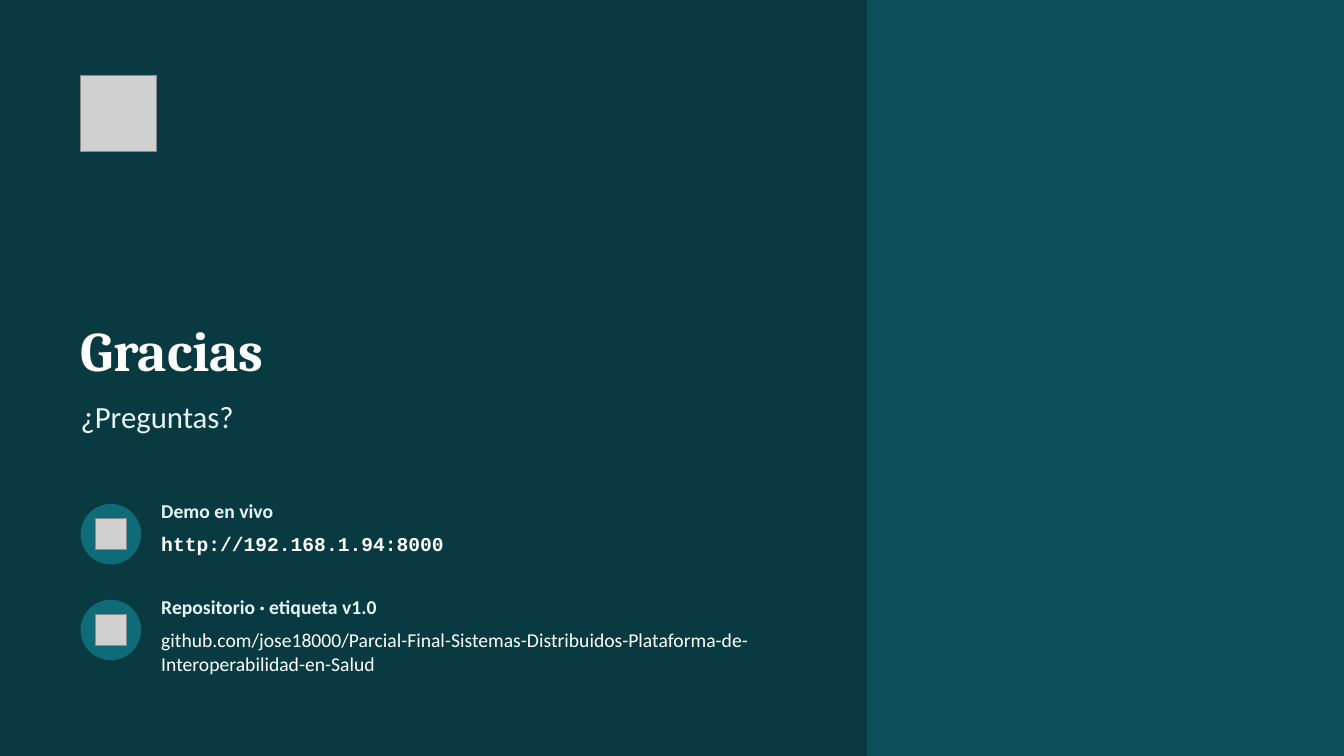
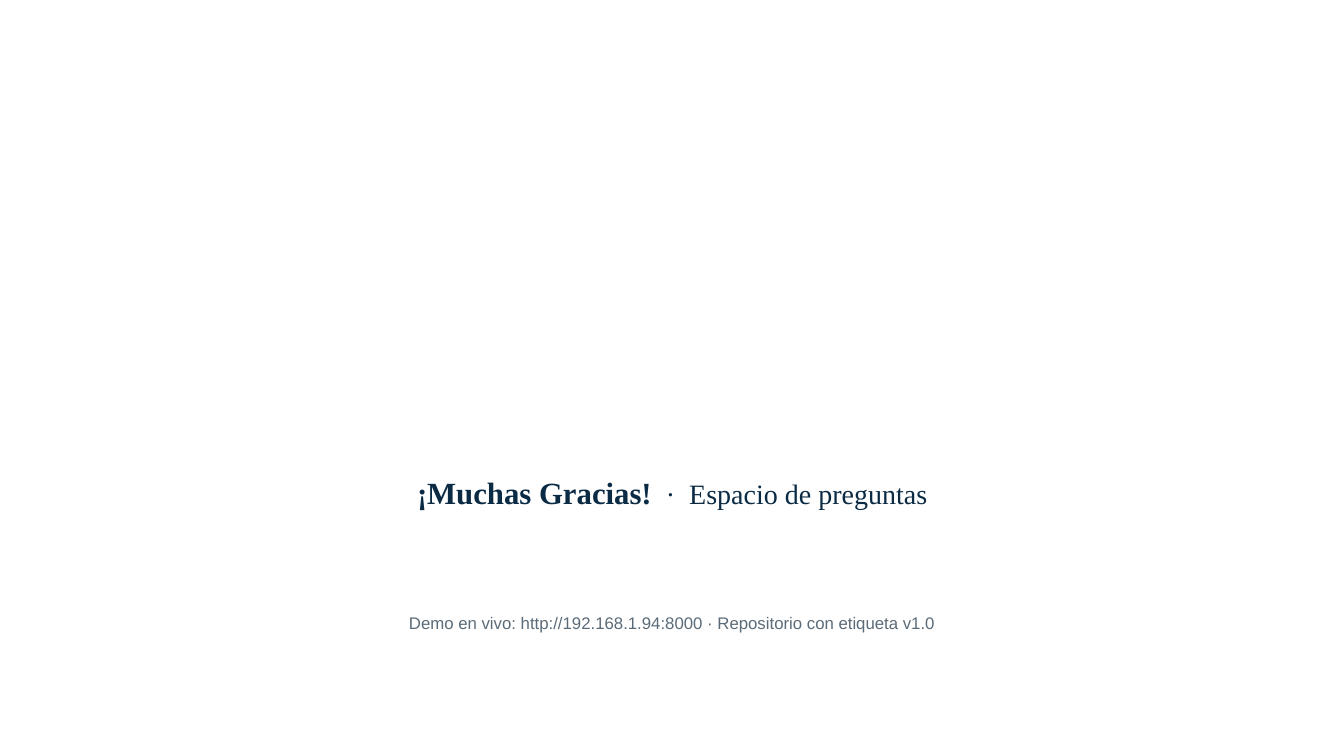
Before and after one commit to jose18000/Parcial-Final-Sistemas-Distribuidos-Plataforma-de-Interoperabilidad-en-Salud, a slide deck: slide 15 of docs/presentacion/Presentacion_Sustentacion.pptx. Drawn at 1344x756 pixels with LibreOffice and Linux fonts; fonts in the diff are those of the drawing; grey boxes stand for pictures; background and template pictures are left out. Boxes give left, top, right and bottom in pixels: in the first picture for what was removed or moved away, otherwise in the second. Text is boxed around its words. In the diff, an @@ line names an element or a change of style, - is before the commit and + after.

```diff
--- a/docs/presentacion/Presentacion_Sustentacion.pptx
+++ b/docs/presentacion/Presentacion_Sustentacion.pptx
@@ rectangle removed at box(0, 0, 1344, 756) @@
@@ rectangle removed at box(0, 0, 867, 756) @@
@@ picture removed at box(81, 76, 156, 151) @@
@@ title removed at box(81, 332, 264, 372) @@
-Gracias
@@ text removed at box(81, 407, 234, 434) @@
-¿Preguntas?
@@ ellipse removed at box(81, 504, 141, 565) @@
@@ text removed at box(161, 504, 273, 518) @@
-Demo en vivo
@@ text added at box(417, 482, 927, 510), 20 pt, text #0B2B45 @@
+¡Muchas Gracias! · Espacio de preguntas
@@ picture removed at box(95, 518, 126, 549) @@
@@ ellipse removed at box(81, 600, 141, 660) @@
@@ picture removed at box(95, 614, 126, 645) @@
@@ text removed at box(161, 600, 376, 617) @@
-Repositorio · etiqueta v1.0
@@ text at box(409, 617, 935, 633): text changed; size 14 to 12 pt; font Courier New to Arial; text colour #FFFFFF to #5B6B78; bold off @@
-http://192.168.1.94:8000
+Demo en vivo: http://192.168.1.94:8000 · Repositorio con etiqueta v1.0
@@ text removed at box(161, 633, 748, 674) @@
-github.com/jose18000/Parcial-Final-Sistemas-Distribuidos-Plataforma-de-Interoperabilidad-en-Salud
```
Also in this commit, not shown: 13 other slides changed, 1 slide added, 1 slide removed, 5 other files.
